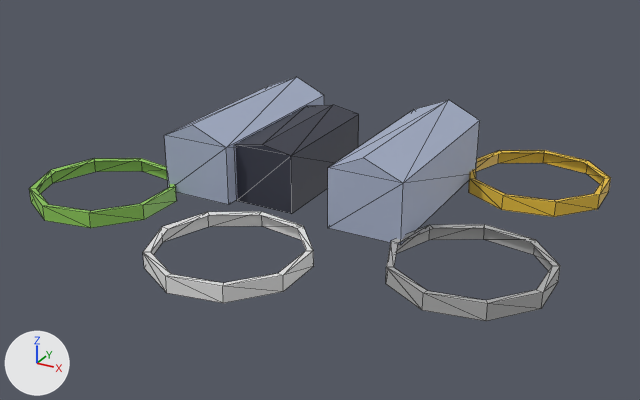
A saved change to the glTF model assets/models/barracks.glb.
The view is the same before and after, from a camera (50 mm lens) standing at (13.1, -24.1, 12.0) and looking at (0.3, -0.9, 0.4). Every picture has the same lights, and +X, +Y and +Z are marked at lower left. The older version comes first. Mesh edges are drawn as thin lines. Where no turn or scale is listed for an object, it has been applied to the vertices.

Script lines for the objects in view, before the commit:
```python
ob_cube_025 = bpy.data.objects.new('Cube.025', me_cube_030)
ob_cube_025.location = (-3.58, 0.96, 1.17)
ob_cube_025.rotation_euler = (0.0, 0.0, -3.142)  # degrees (0, 0, -180)
ob_cube_025.scale = (0.144, 0.332, 0.174)
ob_cube_026 = bpy.data.objects.new('Cube.026', me_cube_027)
ob_cube_026.location = (-1.33, 0.6, 1.09)
ob_cube_026.rotation_euler = (0.0, 0.0, 1.571)  # degrees (0, 0, 90)
ob_cube_026.scale = (0.51, 0.207, 0.25)
ob_cube_027 = bpy.data.objects.new('Cube.027', me_cube_031)
ob_cube_027.location = (2.55, 0.96, 1.17)
ob_cube_027.rotation_euler = (0.0, 0.0, -3.142)  # degrees (0, 0, -180)
ob_cube_027.scale = (0.144, 0.332, 0.174)
ob_cylinder_004 = bpy.data.objects.new('Cylinder.004', me_cylinder_004)
ob_cylinder_004.location = (5.88, 4.57, 0.18)
ob_cylinder_005 = bpy.data.objects.new('Cylinder.005', me_cylinder_005)
ob_cylinder_005.location = (-6.67, -3.32, 0.2)
ob_cylinder_006 = bpy.data.objects.new('Cylinder.006', me_cylinder_006)
ob_cylinder_006.location = (-0.38, -5.15, 0.18)
ob_cylinder_007 = bpy.data.objects.new('Cylinder.007', me_cylinder_007)
ob_cylinder_007.location = (6.03, -2.51, 0.1)
```
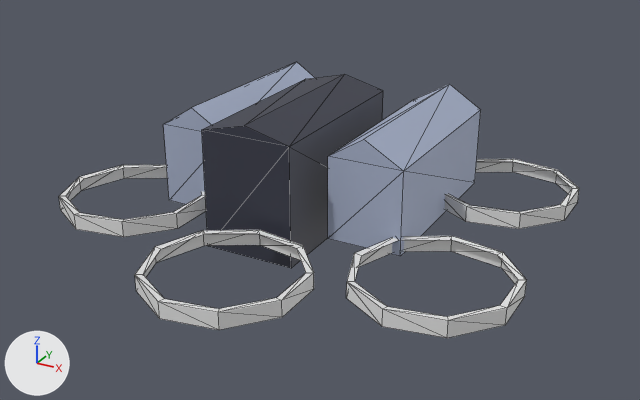
Location of each change, [x1, y1, x2, y2] in pixels of the pictures (640 x 400 px):
'Cube.026', moved, rescaled (46% wider, 77% taller)
    before: [235, 105, 359, 214]
    after: [202, 74, 383, 268]
'Cube.027', rescaled (18% taller)
    before: [328, 100, 480, 245]
    after: [328, 84, 480, 256]
'Cylinder.006', moved
    before: [143, 211, 313, 303]
    after: [135, 230, 314, 330]
'Cylinder.007', recoloured, moved
    before: [386, 224, 560, 321]
    after: [347, 236, 527, 338]
'Cube.025', rescaled (11% taller)
    before: [164, 77, 324, 205]
    after: [163, 62, 315, 204]
'Cylinder.005', recoloured, moved
    before: [29, 158, 177, 228]
    after: [59, 165, 206, 237]
'Cylinder.004', recoloured, moved
    before: [469, 150, 611, 217]
    after: [445, 159, 579, 229]

Edits to the bpy script that builds the scene:
```text
Change me_cylinder_004:
    where me_cylinder_004.from_pydata(...)  # 27 vertices, 36 faces; spans x -2.47..2.32, y -2.43..2.43, z -0.26..0.26
    remove me_cylinder_004.materials.append(mat_material_001)  # yellow #e7be3a
    add me_cylinder_004.materials.append(mat_teamcolor)  # white #e7e7e7
Change me_cylinder_005:
    where me_cylinder_005.from_pydata(...)  # 27 vertices, 36 faces; spans x -2.47..2.32, y -2.43..2.43, z -0.26..0.26
    remove me_cylinder_005.materials.append(mat_material_016)  # green #8dc959
    add me_cylinder_005.materials.append(mat_teamcolor)  # white #e7e7e7
Change me_cylinder_007:
    where me_cylinder_007.from_pydata(...)  # 27 vertices, 36 faces; spans x -2.47..2.32, y -2.43..2.43, z -0.26..0.26
    remove me_cylinder_007.materials.append(mat_material_022)  # grey #b0b0b0
    add me_cylinder_007.materials.append(mat_teamcolor)  # white #e7e7e7
Change ob_cube_026:
    ob_cube_026.location: (-1.33, 0.6, 1.09) -> (-0.86, -0.27, 1.13)
    ob_cube_026.scale: (0.51, 0.207, 0.25) -> (0.686, 0.299, 0.498)
Change ob_cube_025:
    ob_cube_025.scale: (0.144, 0.332, 0.174) -> (0.144, 0.332, 0.239)
Change ob_cube_027:
    ob_cube_027.scale: (0.144, 0.332, 0.174) -> (0.144, 0.332, 0.239)
Change ob_cylinder_004:
    ob_cylinder_004.location: (5.88, 4.57, 0.18) -> (5.15, 3.14, 0.18)
Change ob_cylinder_005:
    ob_cylinder_005.location: (-6.67, -3.32, 0.2) -> (-5.34, -3.32, 0.2)
Change ob_cylinder_006:
    ob_cylinder_006.location: (-0.38, -5.15, 0.18) -> (0.29, -6.31, 0.18)
Change ob_cylinder_007:
    ob_cylinder_007.location: (6.03, -2.51, 0.1) -> (5.45, -3.76, 0.1)
```
